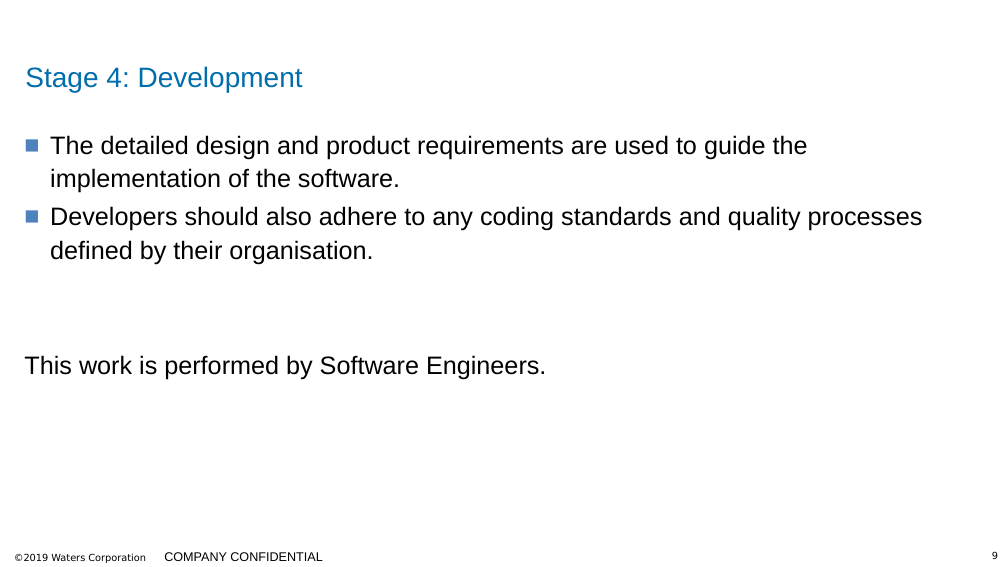
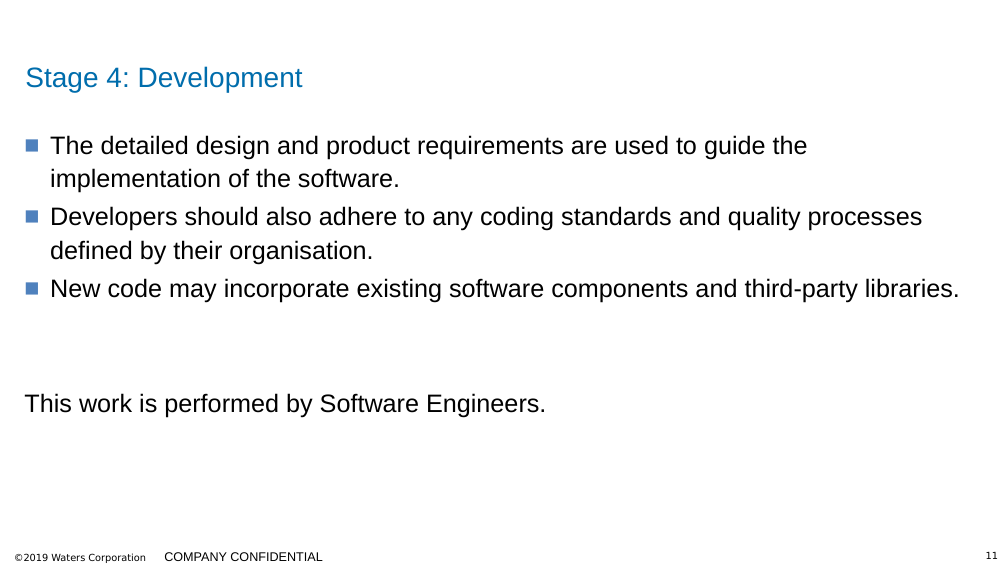
Before and after one commit to MCR-Digital/apprentice-boot-camp-methodologies, a slide deck: slide 11 of docs/Software Methodologies Fundamentals.pptx (slide 9 before the commit). Drawn at 1008x567 pixels with LibreOffice and Linux fonts; fonts in the diff are those of the drawing; background and template pictures are left out. Boxes give left, top, right and bottom in pixels: in the first picture for what was removed or moved away, otherwise in the second. Text is boxed around its words. In the diff, an @@ line names an element or a change of style, - is before the commit and + after.

```diff
--- a/docs/Software Methodologies Fundamentals.pptx
+++ b/docs/Software Methodologies Fundamentals.pptx
@@ text at (x1=50, y1=278, x2=960, y2=303): paragraph added @@
+■ New code may incorporate existing software components and third-party libraries.
@@ page number at (x1=986, y1=552, x2=998, y2=559): text changed @@
-9
+11
```
Also in this commit, not shown: 2 other slides changed, 2 slides added, 3 slides removed, 6 other files.
